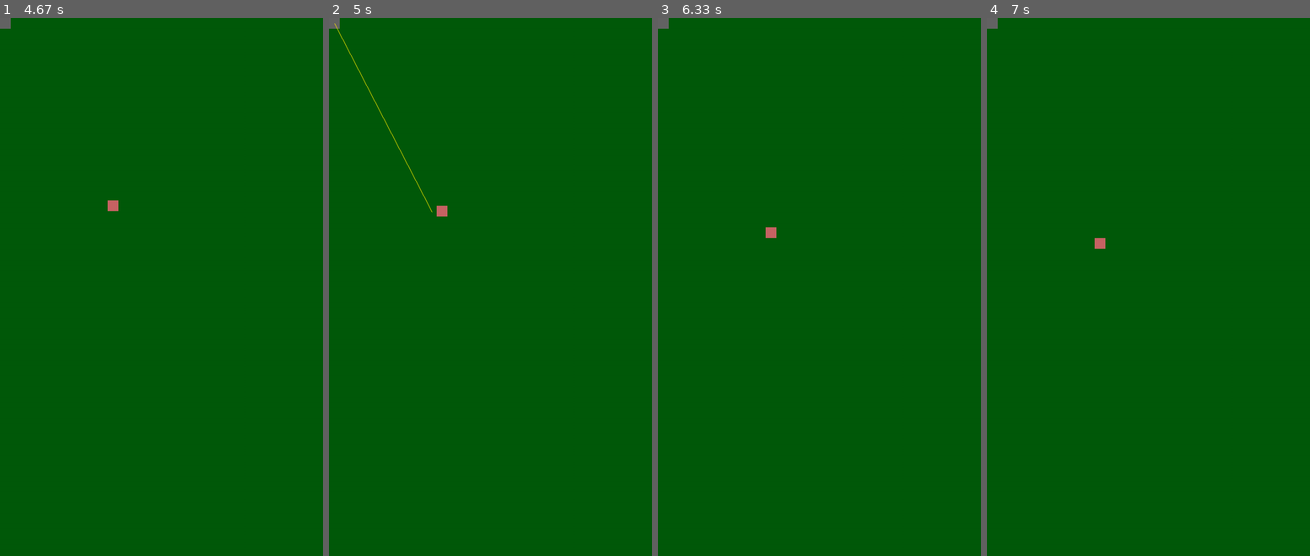
Above: before the commit, frames 1-4 (left to right).
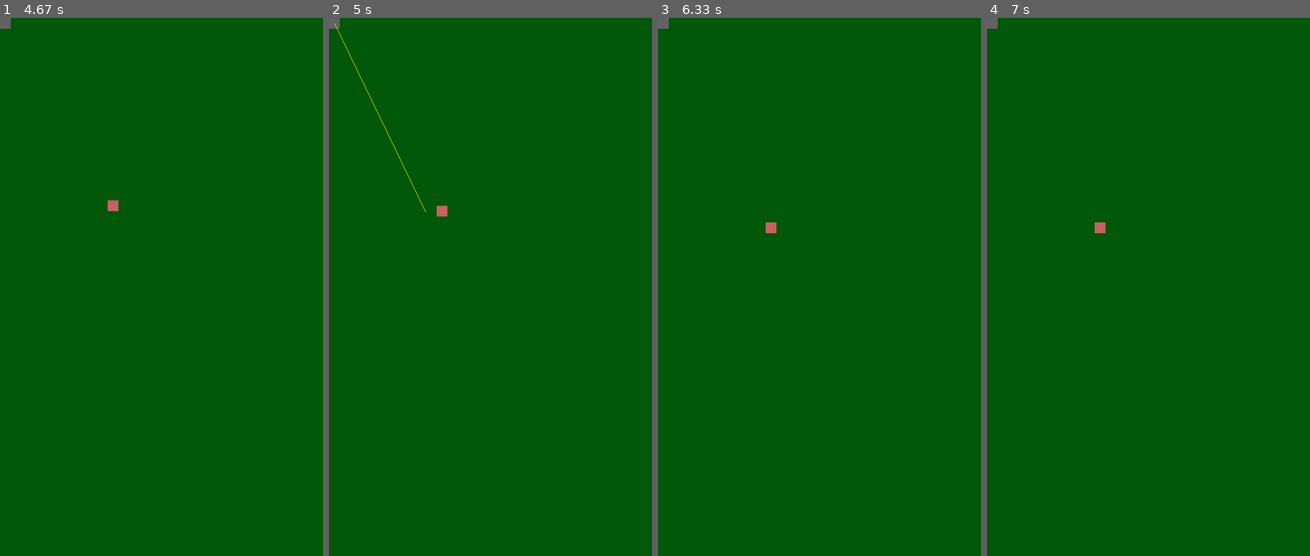
Above: after the commit, the same moments.

Repository: SNIPRS/mnb_halo
Game: pygame game, started from main.py
The game is run twice, just before and just after one commit, with the same random seed, the same clock (stepped at 60 frames per second) and the same inputs.
Inputs:
- Up to frame 1 (4.67 s): no input
- Up to frame 2 (5 s): no input
- Up to frame 3 (6.33 s): no input
- Up to frame 4 (7 s): no input

Frame 1 is identical in both runs. In frame 2, 0.2% of the frame differs, in the area x 1-33%, y 1-37%; in frame 3, less than 0.1%; in frame 4, 0.1%.

Commit message:
bug shooting

Diff:
--- a/ai/character_ai.py
+++ b/ai/character_ai.py
@@ -18,6 +18,8 @@
     def frame(self):
         self._update_pos()
         self.char.frame()
+        if not self.weapon_manager.firing or self.char.shoot_while_move:
+            self.char.move()
         self.weapon_manager.frame()
 
     def _update_pos(self):
--- a/sprite/character.py
+++ b/sprite/character.py
@@ -24,9 +24,9 @@
         self.spotting_range = 800
         self.spotted_chance = 1
         self.faction = 0
+        self.shoot_while_move = False
 
     def frame(self):
-        self.move()
         self.draw()
 
     def hit(self, origin: Tuple[float, float], dmg: float, r: float=0):
--- a/weapons/weapon.py
+++ b/weapons/weapon.py
@@ -23,15 +23,15 @@
     def __init__(self):
         # Constants
         self.mag_cap = 60 # Maximum magazine capacity
-        self.firerate = 20 # Rounds per second
-        self.error = 3 # Error angle in degrees
-        self.aim_time = 1 # Seconds, takes this long to aim before firing
-        self.reload_time = (5, 7) # Seconds: min, max
+        self.firerate = G.FPS // 20 # Rounds per second
+        self.error = 5 # Error angle in degrees
+        self.aim_time = 1 * G.FPS # Takes this long to aim before firing
+        self.reload_time = (int(5*G.FPS), int(7*G.FPS)) # Seconds: min, max
         self.burst_range = (4, 16) # min, max
         self.subburst_probability = 0.05
-        self.subburst_delay = (0.2, 2) # Seconds: min, max
+        self.subburst_delay = (int(0.2*G.FPS), int(0.5*G.FPS)) # Seconds: min, max
         self.spread_heat = 1 # Spread increase per shot
-        self.cooldown = [3*G.FPS, 6*G.FPS] # Time to wait after a burst
+        self.cooldown = [int(3*G.FPS), int(6*G.FPS)] # Time to wait after a burst
         self.shot_effect = BulletEffect
 
         self.fire_sound = pygame.mixer.Sound("./assets/sounds/ar_fire.wav")
@@ -40,7 +40,7 @@
         # State variables
         self.spread = self.error
         self.mag = self.mag_cap
-        self.firing_timer = self.aim_time*G.FPS
+        self.firing_timer = self.aim_time
         self.reload_timer = 0
         self.firing = False
         self.burst = min(self.mag, randint(*self.burst_range))
@@ -59,12 +59,12 @@
                 self.burst -= 1
                 self.mag -= 1
                 subburst = random() <= self.subburst_probability
-                self.firing_timer = G.FPS//self.firerate + int(uniform(*self.subburst_delay)*G.FPS) if subburst \
-                    else G.FPS//self.firerate
+                self.firing_timer = self.firerate + randint(*self.subburst_delay) if subburst \
+                    else self.firerate
                 self.spread = self.error if subburst else self.spread + self.spread_heat
             if self.mag <= 0:
                 self.firing = False
-                self.reload_timer = int(uniform(*self.reload_time)*G.FPS)
+                self.reload_timer = randint(*self.reload_time)
                 return
             if self.burst <= 0:
                 self.firing = False
@@ -98,7 +98,7 @@
         self.mag = self.mag_cap
 
     def _reset_burst(self):
-        self.firing_timer = self.aim_time*G.FPS
+        self.firing_timer = self.aim_time
         self.burst = min(self.mag, randint(*self.burst_range))
 
 
@@ -107,13 +107,13 @@
         super().__init__()
         # Constants
         self.mag_cap = 100 # Maximum magazine capacity
-        self.firerate = 8 # Rounds per second
-        self.error = 3 # Error angle in degrees
-        self.aim_time = 2 # Seconds, takes this long to aim before firing
-        self.reload_time = (0, 1) # Seconds: min, max
+        self.firerate = G.FPS // 8 # Rounds per second
+        self.error = 6 # Error angle in degrees
+        self.aim_time = 2 * G.FPS # Seconds, takes this long to aim before firing
+        self.reload_time = (int(0*G.FPS), int(1*G.FPS)) # Seconds: min, max
         self.burst_range = (2, 8) # min, max
         self.subburst_probability = 0.25
-        self.subburst_delay = (0.2, 2) # Seconds: min, max
+        self.subburst_delay = (int(0.2*G.FPS), int(2*G.FPS)) # Seconds: min, max
         self.spread_heat = 1 # Spread increase per shot
         self.cooldown = [5*G.FPS, 10*G.FPS] # Time to wait after a burst
         self.shot_effect = ProjectileEffect
@@ -124,7 +124,7 @@
         # State variables
         self.spread = self.error
         self.mag = self.mag_cap
-        self.firing_timer = self.aim_time*G.FPS
+        self.firing_timer = self.aim_time
         self.reload_timer = 0
         self.firing = False
         self.burst = min(self.mag, randint(*self.burst_range))
